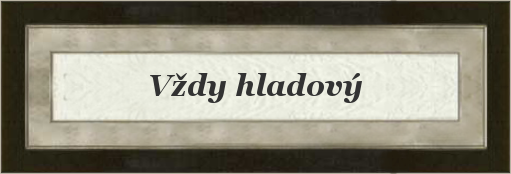
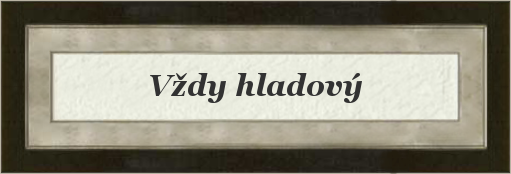
Layers edited between the first and the second w=511, h=174 image:
painted on "Card" over [30, 33, 488, 141]
